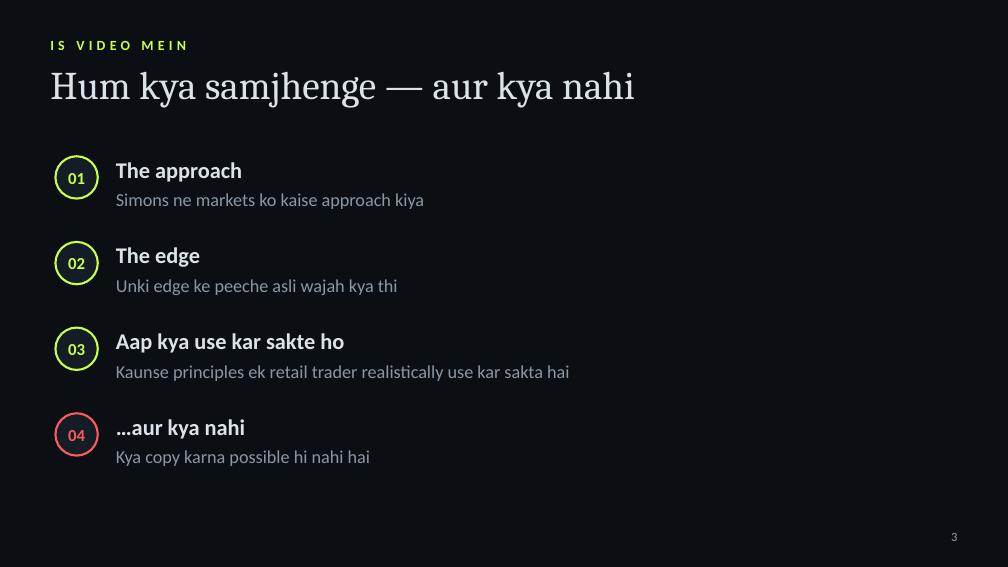
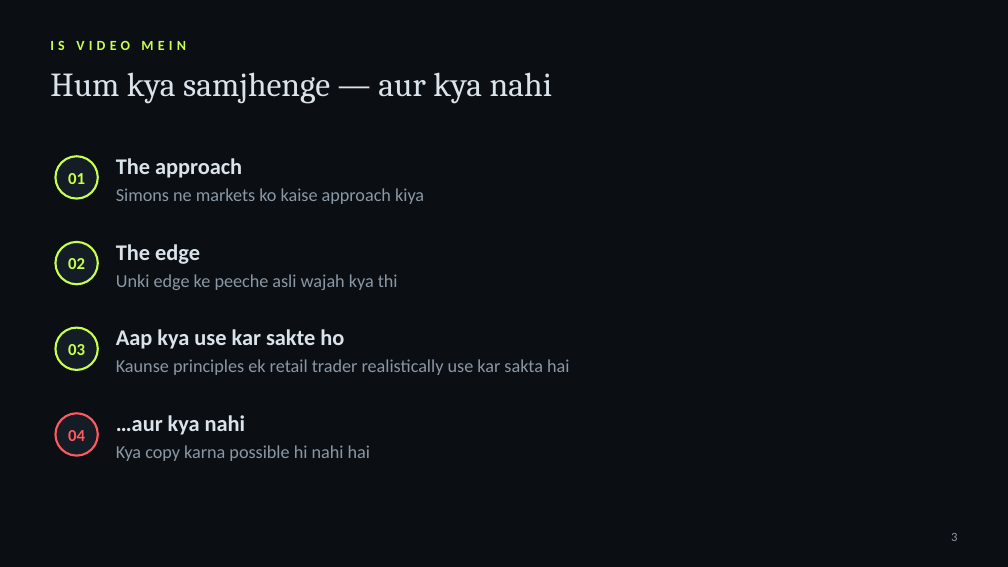
Before and after one commit to kashishchoudhary218-bot/nomi-trades-app, a slide deck: slide 3 of video/jim-simons-documentary/deck/The-Mathematicians-Edge-Hinglish.pptx. Drawn at 1008x567 pixels with LibreOffice and Linux fonts; fonts in the diff are those of the drawing. Boxes give left, top, right and bottom in pixels: in the first picture for what was removed or moved away, otherwise in the second. Text is boxed around its words. In the diff, an @@ line names an element or a change of style, - is before the commit and + after.

```diff
--- a/video/jim-simons-documentary/deck/The-Mathematicians-Edge-Hinglish.pptx
+++ b/video/jim-simons-documentary/deck/The-Mathematicians-Edge-Hinglish.pptx
@@ text "Hum kya samjhenge — aur ..." at [50, 72, 552, 104]: size 28 to 24 pt @@
@@ text at [116, 158, 242, 178]: paragraph added @@
+The approach
@@ text "The approach": place and size @@
-text "The approach" at [116, 193, 424, 209]
+text "The approach" at [116, 158, 424, 204]
@@ text removed at [116, 162, 242, 182] @@
-The approach
@@ text "The edge": place and size @@
-text "The edge" at [116, 279, 398, 295]
+text "The edge" at [116, 244, 398, 290]
@@ text at [116, 244, 200, 264]: paragraph added @@
+The edge
@@ text removed at [116, 247, 200, 267] @@
-The edge
@@ vertical alignment middle to top in 4 elements at [116, 244, 398, 290], [116, 158, 424, 204], [116, 415, 370, 461], [116, 329, 569, 375] @@
@@ text at [116, 329, 344, 349]: paragraph added @@
+Aap kya use kar sakte ho
@@ text "Aap kya use kar sakte ...": place and size @@
-text "Aap kya use kar sakte ..." at [116, 365, 569, 381]
+text "Aap kya use kar sakte ..." at [116, 329, 569, 375]
@@ text removed at [116, 333, 344, 353] @@
-Aap kya use kar sakte ho
@@ text at [116, 415, 245, 435]: paragraph added @@
+…aur kya nahi
@@ text "…aur kya nahi": place and size @@
-text "…aur kya nahi" at [116, 450, 370, 466]
+text "…aur kya nahi" at [116, 415, 370, 461]
@@ text removed at [116, 419, 245, 439] @@
-…aur kya nahi
```
Also in this commit, not shown: 20 other slides changed, 3 other files.
